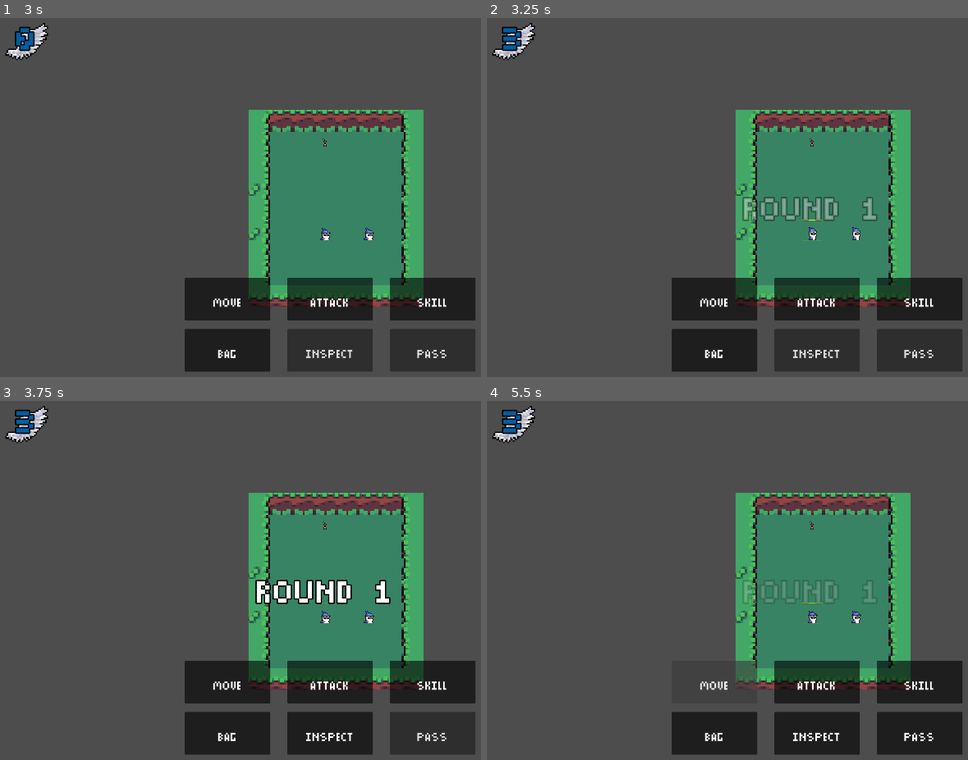
Above: before the commit, frames 1-4 (two rows, left to right).
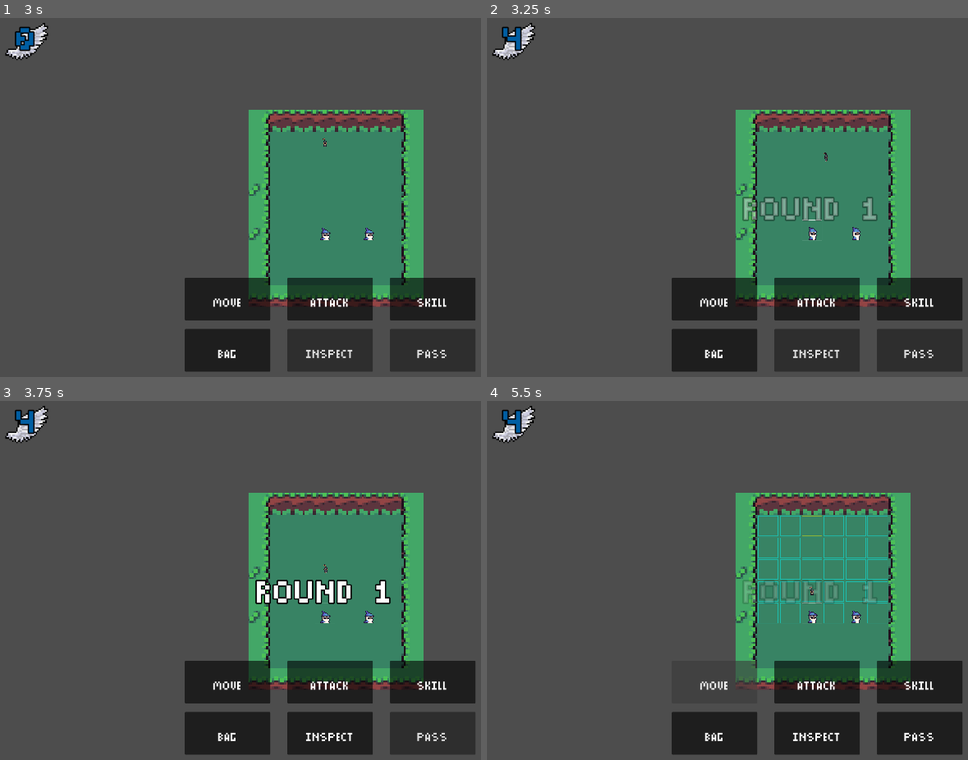
Above: after the commit, the same moments.

Repository: frkmnt/TurnBasedClash
Game: Godot game, scene res://Util/GameManager.tscn
The game is run twice, just before and just after one commit, with the same random seed, the same clock (stepped at 60 frames per second) and the same inputs.
Inputs:
- Up to frame 1 (3 s): click "Move" at 0.5 s; click "Attack" at 1.25 s; click "Skill" at 2 s; click "Bag" at 2.75 s
- Up to frame 2 (3.25 s): no input
- Up to frame 3 (3.75 s): click "Inspect" at 3.5 s
- Up to frame 4 (5.5 s): click "Pass" at 4.25 s; click "Move" at 5 s

Frame 1 is identical in both runs. In frame 2, 0.2% of the frame differs, in the area x 3-71%, y 2-63%; in frame 3, 0.2%; in frame 4, 1.1%, in the area x 3-84%, y 2-62%.
Error in both runs: Invalid call. Nonexistent function 'get_quadrant_size' in base 'TileMap (Tilemap.gd)'. (res://Encounter/Map/Tilemap/GridHighlighter.gd:23)

Commit message:
Improvements to enemy pathfinding. Documented code.

Diff:
--- a/Game/Character/Animator/Animator.gd
+++ b/Game/Character/Animator/Animator.gd
@@ -47,16 +47,22 @@
 
 
 
-
 #=== Animation Interface ===#
 
-func play_data_anim(anim_id, anim_data): # animations that require data and/or process updates
+# Used for animations that require data and/or process updates
+func play_data_anim(anim_id, anim_data):
 	bind_anim_data(anim_id, anim_data)
 	_player.play(anim_id)
 
 
+# Animations that don't require external processing
 func play_simple_anim(anim_id):
 	_player.play(anim_id)
+
+
+# Testing function for enemies without animations.
+func play_data_anim_no_anim(anim_id, anim_data):
+	bind_anim_data(anim_id, anim_data)
 
 
 
--- a/Game/Character/Hero/Animations/HeroAnimator.tscn
+++ b/Game/Character/Hero/Animations/HeroAnimator.tscn
@@ -10,6 +10,34 @@
 [ext_resource type="Texture2D" uid="uid://dnq1143oywxiu" path="res://Asset/Character/Heroes/Wizard/idle_2.png" id="8_16jje"]
 [ext_resource type="Texture2D" uid="uid://ckovkgpeernwp" path="res://Asset/Character/Heroes/Wizard/idle_3.png" id="9_tkgjg"]
 [ext_resource type="Texture2D" uid="uid://de3ickearelmy" path="res://Asset/Character/Heroes/Wizard/hurt_0.png" id="10_5tmpm"]
+
+[sub_resource type="Animation" id="Animation_q8k4a"]
+resource_name = "hurt"
+length = 0.8
+tracks/0/type = "value"
+tracks/0/imported = false
+tracks/0/enabled = true
+tracks/0/path = NodePath("Sprite2D:texture")
+tracks/0/interp = 1
+tracks/0/loop_wrap = true
+tracks/0/keys = {
+"times": PackedFloat32Array(0, 0.1, 0.5),
+"transitions": PackedFloat32Array(1, 1, 1),
+"update": 1,
+"values": [ExtResource("6_kakhx"), ExtResource("10_5tmpm"), ExtResource("6_kakhx")]
+}
+tracks/1/type = "value"
+tracks/1/imported = false
+tracks/1/enabled = true
+tracks/1/path = NodePath("Sprite2D:position")
+tracks/1/interp = 1
+tracks/1/loop_wrap = true
+tracks/1/keys = {
+"times": PackedFloat32Array(0, 0.4, 0.7),
+"transitions": PackedFloat32Array(1, 1, 1),
+"update": 0,
+"values": [Vector2(0, 0), Vector2(-5, 0), Vector2(0, 0)]
+}
 
 [sub_resource type="Animation" id="Animation_qytt6"]
 resource_name = "idle"
@@ -26,35 +54,7 @@
 "times": PackedFloat32Array(0, 0.2, 0.4, 0.6),
 "transitions": PackedFloat32Array(1, 1, 1, 1),
 "update": 1,
-"values": [ExtResource( "6_kakhx" ), ExtResource( "7_6yi8w" ), ExtResource( "8_16jje" ), ExtResource( "9_tkgjg" )]
-}
-
-[sub_resource type="Animation" id="Animation_q8k4a"]
-resource_name = "hurt"
-length = 0.8
-tracks/0/type = "value"
-tracks/0/imported = false
-tracks/0/enabled = true
-tracks/0/path = NodePath("Sprite2D:texture")
-tracks/0/interp = 1
-tracks/0/loop_wrap = true
-tracks/0/keys = {
-"times": PackedFloat32Array(0, 0.1, 0.5),
-"transitions": PackedFloat32Array(1, 1, 1),
-"update": 1,
-"values": [ExtResource( "6_kakhx" ), ExtResource( "10_5tmpm" ), ExtResource( "6_kakhx" )]
-}
-tracks/1/type = "value"
-tracks/1/imported = false
-tracks/1/enabled = true
-tracks/1/path = NodePath("Sprite2D:position")
-tracks/1/interp = 1
-tracks/1/loop_wrap = true
-tracks/1/keys = {
-"times": PackedFloat32Array(0, 0.4, 0.7),
-"transitions": PackedFloat32Array(1, 1, 1),
-"update": 0,
-"values": [Vector2(0, 0), Vector2(-5, 0), Vector2(0, 0)]
+"values": [ExtResource("6_kakhx"), ExtResource("7_6yi8w"), ExtResource("8_16jje"), ExtResource("9_tkgjg")]
 }
 
 [sub_resource type="Animation" id="Animation_aoal1"]
@@ -72,25 +72,25 @@
 "times": PackedFloat32Array(0, 0.2, 0.4, 0.6),
 "transitions": PackedFloat32Array(1, 1, 1, 1),
 "update": 1,
-"values": [ExtResource( "2_mx07l" ), ExtResource( "3_4kvhu" ), ExtResource( "4_m3v4g" ), ExtResource( "5_sq8b0" )]
+"values": [ExtResource("2_mx07l"), ExtResource("3_4kvhu"), ExtResource("4_m3v4g"), ExtResource("5_sq8b0")]
 }
 
 [sub_resource type="AnimationLibrary" id="AnimationLibrary_yro6s"]
 _data = {
-"hurt": SubResource( "Animation_q8k4a" ),
-"idle": SubResource( "Animation_qytt6" ),
-"move": SubResource( "Animation_aoal1" )
+"hurt": SubResource("Animation_q8k4a"),
+"idle": SubResource("Animation_qytt6"),
+"move": SubResource("Animation_aoal1")
 }
 
 [node name="HeroAnimator" type="Node2D"]
-script = ExtResource( "1_qayr8" )
+script = ExtResource("1_qayr8")
 
 [node name="AnimationPlayer" type="AnimationPlayer" parent="."]
 libraries = {
-"": SubResource( "AnimationLibrary_yro6s" )
+"": SubResource("AnimationLibrary_yro6s")
 }
 
 [node name="Sprite2D" type="Sprite2D" parent="."]
 texture_filter = 1
 scale = Vector2(2, 2)
-texture = ExtResource( "6_kakhx" )
+texture = ExtResource("2_mx07l")
--- a/Game/Character/Mob/Rat/Rat.gd
+++ b/Game/Character/Mob/Rat/Rat.gd
@@ -46,16 +46,17 @@
 	turn_start_behaviour()
 
 func turn_start_behaviour():
-	var nearest_heroes = _character_manager.find_nearest_heroes()
+	var nearest_heroes = _character_manager.find_nearest_heroes_to_current_character()
 	var target = nearest_heroes[0]
 	var target_coords = _map_manager._character_coords.get(_character_manager._cur_character_idx)
-	print("targ ", target, ", at coords ", target_coords)
+#	print("targ ", target, ", at coords ", target_coords)
 	_character_manager.move_current_enemy_along_path(target_coords, _stats._speed)
 
 
 
-func on_move(path):
-	pass
+func on_move(path, speed_cost):
+	_stats._speed -= speed_cost
+	_animator.play_data_anim("move", path)
 
 
 
--- a/Game/Encounter/Character/CharacterManager.gd
+++ b/Game/Encounter/Character/CharacterManager.gd
@@ -26,6 +26,7 @@
 
 #=== Bootstrap ===#
 
+# Bootstrap this class. Called by the Encounter Manager.
 func initialize(party, enemies):
 	_map_manager = get_parent()._map_manager
 	initialize_party(party)
@@ -33,6 +34,7 @@
 	sort_turn_queue()
 
 
+# Initialize the party's characters.
 func initialize_party(party):
 	var hero
 	for i in range(party.size()):
@@ -43,6 +45,7 @@
 		add_child(hero)
 
 
+# Initialize all enemy characters.
 func initialize_enemies(enemies):
 	var enemy
 	var hero_id_offset = _turn_queue.size() # required to continue the id count increment, ie 2 heros with id 0 and 1, enemy_id = 2+0, 2+1, ...
@@ -57,6 +60,7 @@
 
 #=== Turn Queue ===#
 
+# Sorts all the current characters by speed.
 func sort_turn_queue():
 	_turn_queue.clear()
 	var aux_queue = []
@@ -66,18 +70,25 @@
 	for data in aux_queue:
 		_turn_queue.append(data[0]) # the appended speed
 
+
+# Util that compares between 2 speeds and returns the fastest one.
+# In case of a tie, returns a random result. Called by sort_turn_queue().
+# TODO fix commented lines
 func sort_by_speed(data_a, data_b):
 	var speed_a = data_a[1]
 	var speed_b = data_b[1]
 	var is_a_faster = (speed_a > speed_b)
 
-	if speed_a == speed_b:
-		var rand_selection = randi_range(0, 1)
-		if rand_selection == 1:
-			is_a_faster = true
+#	if speed_a == speed_b:
+#		var rand_selection = randi_range(0, 1)
+#		if rand_selection == 1:
+#			is_a_faster = true
 
 	return is_a_faster
 
+
+# Increments the cur char index and starts the turn.
+# Called by the EncounterManager.
 func turn_start():
 	_cur_character_idx += 1
 	if _cur_character_idx >= _turn_queue.size(): # increment rounds
@@ -85,11 +96,16 @@
 		sort_turn_queue()
 	var character = get_current_character()
 	character.on_turn_start()
+	return _cur_character_idx
 
+
+# Returns true if any of the following conditions are met.
+# The current character has no remaining speed.
+# TODO check for any modifiers that pass the turn such as stun.
 func is_turn_over():
 	var is_over = false
 	var cur_speed = get_current_character_current_speed()
-	if cur_speed <= 0: # TODO also add status effect checks
+	if cur_speed <= 0:
 		is_over = true
 	return is_over
 
@@ -97,6 +113,7 @@
 
 #=== Stats ===#
 
+# Decrements the current character's speed by speed_cost.
 func decrease_character_current_speed(char_id, speed_cost):
 	var character = get_character_by_id(char_id)
 	var new_speed = character._stats.sub_cur_speed(speed_cost)
@@ -104,45 +121,66 @@
 
 
 
+
 #=== Getters ===#
 
+# Retrieve the current character's data.
 func get_current_character():
 	return get_character_by_id(_turn_queue[_cur_character_idx])
 
+
+# Retrieve any character's data by their id.
 func get_character_by_id(id):
 	return _character_data.get(id).get("character")
 
+
+# Retrieve the current character's id.
 func get_current_character_id():
 	return _turn_queue[_cur_character_idx]
 
-
+# Retrieve the current character's speed.
 func get_current_character_current_speed():
 	return get_current_character()._stats._cur_speed
 
+
+# Retrieve any character's speed by their id.
 func get_character_speed(char_id):
 	return _character_data.get(char_id).get("character")._stats._speed
 
+
+# True if the character whose id is passed has has their turn this round.
 func get_current_character_had_turn(char_id):
 	return _character_data.get(char_id).get("had_turn")
 
 
 
+
 #=== Movement ===#
 
-func move_character_along_path(char_id, path):
+# Applies movement effects to characters.
+# Triggered by the EncounterManager when a player's character has moved.
+func on_character_moved(char_id, path):
 	var character = get_character_by_id(char_id)
 	character.on_move(path)
 
 
+# Handles a enemy's movement interactions.
+# This includes calculating the appropriate path, and setting up the movement animation.
 func move_current_enemy_along_path(coords, cur_speed):
 	var character_id = get_current_character_id()
-	_map_manager.move_character_along_path(coords, character_id, cur_speed)
+	var character = get_character_by_id(character_id)
+	var path_info = _map_manager.calculate_path_to_character(coords, character_id, cur_speed) #[path, speed_cost]
+	character.on_move(path_info[0], path_info[1])
+
+
 
 
 
 #=== Enemy Utils ===#
 
-func find_nearest_heroes():
+# Calculates the player characters closest to the position of the current character.
+# Returns all of ones at the same distance.
+func find_nearest_heroes_to_current_character():
 	var cur_char_id = _turn_queue[0]
 	var cur_char_coords = _map_manager._character_coords.get(cur_char_id)
 	return _map_manager.calculate_nearest_heroes(cur_char_coords, _ally_ids) # TODO add random if this list's size >1
@@ -150,11 +188,9 @@
 
 
 
-
-
-
 #=== Utils ===#
 
+# True if the character whose id is being passed is an ally of the current character.
 func is_ally_of_current_character(char_id):
 	var cur_team = _character_data.get(get_current_character_id()).get("team_id")
 	return _character_data.get(char_id).get("team_id") == cur_team
--- a/Game/Encounter/EncounterManager.gd
+++ b/Game/Encounter/EncounterManager.gd
@@ -42,27 +42,31 @@
 	return encounter_data
 
 
-
 func initialize_map_manager(tilemap):
 	_map_manager = $MapManager
 	_map_manager.initialize(tilemap)
 
+
 func initialize_character_manager(party, enemies):
 	_character_manager = $CharacterManager
 	_character_manager.initialize(party, enemies)
 
+
 func initialize_input_parser():
 	_input_parser = $InputParser
 	_input_parser.initialize()
+
 
 func initialize_camera():
 	_camera = $EncounterCamera
 	var tilemap_center = _map_manager._tilemap.calculate_center_position()
 	_camera.position = tilemap_center
 
+
 func initialize_ui_manager():
 	_ui_manager = $UiManager
 #	_ui_manager.initialize_animation_player()
+
 
 func initialize_signals():
 	SignalManager._on_game_start_announcement_finished.connect(on_game_start_announcement_finished)
@@ -88,8 +92,7 @@
 #=== Turn Management ===#
 
 func turn_start():
-	_character_manager.turn_start()
-	var cur_char_id = _character_manager.get_current_character_id()
+	var cur_char_id = _character_manager.turn_start()
 	var cur_char_coords = _map_manager.get_character_coords(cur_char_id)
 	var cur_speed = _character_manager.get_current_character_current_speed()
 	_ui_manager.set_speed_label(cur_speed)
@@ -155,8 +158,10 @@
 
 #=== Character ===#
 
+# Triggered by the MapManager when a character has moved.
+#TODO improve coupling
 func _on_character_moved(data):
-	_character_manager.move_character_along_path(data[0], data[1])
+	_character_manager.on_character_moved(data[0], data[1])
 	var cur_speed = _character_manager.decrease_character_current_speed(data[0], data[2])
 	_ui_manager.set_speed_label(cur_speed)
 
--- a/Game/Encounter/Generator/Mob/MobGenerator.gd
+++ b/Game/Encounter/Generator/Mob/MobGenerator.gd
@@ -59,7 +59,7 @@
 		"physical_defense": 5,
 		"max_equipment_weight": 0,
 
-		"speed": 3,
+		"speed": 4,
 		"evasion": 5,
 		"crit_damage": 5,
 
--- a/Game/Encounter/Map/MapManager.gd
+++ b/Game/Encounter/Map/MapManager.gd
@@ -13,7 +13,11 @@
 #=== Variables ===#
 var _character_coords = {} # matches a character_id to its tilemap coordinates
 
+# All the tiles the character can currently move to.
+# TODO This is calculated at turn start.
 var _moveable_tiles = []
+
+# The currently selected path. All tiles must be included in _moveable_tiles.
 var _selected_path = []
 
 
@@ -21,12 +25,15 @@
 
 # ===Bootstrap===
 
+# Bootstrap this class. Called by the EncounterManager.
 func initialize(tilemap):
 	_parent = get_parent()
 	_tilemap = tilemap
 	add_child(_tilemap)
 
 
+# Places the teams at their initial positions, by calculating valid tiles for each character.
+# TODO This is called by the EncounterManager upon bootstrap. Extract to this class.
 func place_teams(character_data):
 	var positions = _tilemap.calculate_team_positions()
 	var bottom_positions = positions.get("bottom")
@@ -49,42 +56,50 @@
 
 
 
-
-
-
 #=== Highlight Management ===#
 
+# Removes all active highlights.
 func remove_all_highlights():
 	_tilemap._tile_highlighter.remove_all_highlights()
 
 
+# create a highlight at the target coordinates of a specific color.
 func create_highlight_at_coords(coords, color_id):
 	_tilemap._tile_highlighter.place_highlight_on_tile( _tilemap.coords_to_pos(coords), coords, color_id)
 
+
+# Remove the highlight from the target coordinates.
 func remove_highlight_at_coords(coords):
 	_tilemap._tile_highlighter.remove_highlight_at_coords(coords)
 
 
+# Highlight all the tiles present in _moveable_tiles.
 func highlight_moveable_tiles():
 	for tile_coords in _moveable_tiles:
 		create_highlight_at_coords(tile_coords, "moveable_tiles")
 
+
+# Remove the highlights all the tiles present in _moveable_tiles.
 func remove_highlight_from_moveable_tiles():
 	for tile_coords in _moveable_tiles:
 		remove_highlight_at_coords(tile_coords)
 
 
+# Highlight all the tiles in the currently seleted path.
 func highlight_selected_path(color_id):
 	var path = get_selected_path_without_character_pos()
 	for coords in path: # ignore character position
 		create_highlight_at_coords(coords, color_id)
 
+
+# Remove the highlight from all the tiles in the currently seleted path.
 func remove_highlight_from_selected_path():
 	var path = get_selected_path_without_character_pos()
 	for coords in path: # ignore character position
 		remove_highlight_at_coords(coords)
 
 
+# Highlight the tile where the current character is.
 func highlight_current_character(char_id, is_ally):
 	var current_character_coords = _character_coords.get(char_id)
 	if is_ally:
@@ -93,6 +108,7 @@
 		create_highlight_at_coords(current_character_coords, "cur_enemy")
 
 
+# Remove the highlight from the tile where the current character is.
 func remove_highlight_from_character(char_id):
 	var current_character_coords = _character_coords.get(char_id)
 	remove_highlight_at_coords(current_character_coords)
@@ -102,12 +118,17 @@
 
 #=== Interaction Management ===#
 
+# Handles a click in camera mode.
+# TODO Currently does nothing.
 func clicked_in_camera_mode():
 	var coords = validate_click_pos_to_coordinates()
 	if coords == null:
 		return
 
 
+# Triggered when a player has clicked a tile in move move.
+# If a valid path is selected, it is placed in _selected_tiles.
+# If the destination of the selected tiles path is clicked, the player moves to the destination.
 func clicked_in_move_mode(coords, character_id, cur_speed):
 	if _character_coords.get(character_id) == coords:
 		return
@@ -135,24 +156,43 @@
 
 #=== Navigation ===#
 
+# Calculates the moveable tiles for a character based on their speed, and updates _moveable_tiles.
+# This is a square of radius speed around the character.
 func calculate_moveable_tiles(coords, speed):
 	_moveable_tiles.clear()
 	var tile_navigator = _tilemap._tile_navigator
 	_moveable_tiles = tile_navigator.get_moveable_tiles(coords, speed)
 
+
+# Calculates the path to a player-selected moveable tile, then updates _selected_path.
 func calculate_selected_path_for_character(coords, character_id, cur_speed):
 	var character_coords = _character_coords[character_id]
 	var path_info = _tilemap._tile_navigator.get_astar_path_info(character_coords, coords, cur_speed)
 	_selected_path = path_info.get("path")
 
 
-
-func move_character_along_path(coords, character_id, cur_speed):
+# Calculates the path to a character, optimizes it and then returns the path and speed cost.
+# This is generally used by enemies that want to pathfind to another character.
+func calculate_path_to_character(coords, character_id, cur_speed):
 	var character_coords = _character_coords[character_id]
-	var path_info = _tilemap._tile_navigator.get_astar_path_info(character_coords, coords, cur_speed)
+	var path_info = _tilemap._tile_navigator.get_astar_enemy_info(character_coords, coords, cur_speed)
+	var calculated_path = path_info.get("path")
+	var speed_cost = path_info.get("cost")
+	var path = simulate_character_movement(calculated_path)
+	var clamped_path = clamp_path(path)
+	_tilemap.unbind_character_from_coords(character_coords)
+	_tilemap.bind_character_to_coords(character_id, _character_coords[character_id])
+	return [clamped_path, speed_cost]
+
+
+# Validates the path to a tile, optimizes it and then returns the path.
+# This is used by players when confirming a selected moveable tile.
+func move_character_along_path(dest_coords, character_id, cur_speed):
+	var character_coords = _character_coords[character_id]
+	var path_info = _tilemap._tile_navigator.get_astar_path_info(character_coords, dest_coords, cur_speed)
 	_selected_path = path_info.get("path")
 	var speed_cost = path_info.get("cost")
-	var path = simulate_character_movement()
+	var path = simulate_character_movement(_selected_path)
 	var clamped_path = clamp_path(path)
 	if clamped_path.size() == 0:
 		return
@@ -163,15 +203,22 @@
 	SignalManager.emit_signal("_on_character_moved", [character_id, clamped_path, speed_cost])
 	_selected_path.clear()
 
-func simulate_character_movement(): # returns a list of positions in the path
-	var path = []
-	if _selected_path.size() > 0:
-		for coords in _selected_path:
-			path.append(coords)
+
+# Simulates the character's movement, stopping if any obstacle is encountered.
+# The path is returned with the updated/validated destination.
+# Returns an empty array in case of an error.
+# TODO update speed
+func simulate_character_movement(path): # returns a list of positions in the path
+	var new_path = []
+	if path.size() > 0:
+		for coords in path:
+			new_path.append(coords)
 			if _tilemap.get_tile_enter_action(coords) != null:
 				break # TODO check if character is immune
-	return path
-
+	return new_path
+
+
+# Clamps a path, by joining all separate movement vectors in the same direction into a single vector.
 func clamp_path(path):
 	var clamped_path = []
 	if path.size() > 2:
@@ -191,29 +238,32 @@
 
 #=== Tile Search ===#
 
+# Get all characters in the range of radius, centered at coords.
 func get_characters_in_range(coords, radius_range):
 	return _tilemap.get_characters_in_range(coords, radius_range)
 
 
+# Calculates the player characters closest to the position a coords.
+# In case of a tie, returns all the tied heroes.
 func calculate_nearest_heroes(coords, character_ids):
 	var hero_coords_data = get_characters_coords(character_ids) # [hero_id, coords]
-	var nearest_data = [] # an array, in case of a tie return all results
+	var nearest_data = []
 	var nearest_distance = 9999
 	var cur_distance
 	for hero_data in hero_coords_data:
 		cur_distance = calculate_distance_between_coords(coords, hero_data[1])
-		if cur_distance < nearest_distance: # TODO add random selection
-			nearest_data = [hero_data]
-		elif cur_distance < nearest_distance:
+		if cur_distance < nearest_distance:
 			nearest_data.append(hero_data)
-
+			nearest_distance = cur_distance
 	return nearest_data
 
 
 
+
 #=== Utils ===#
 
-func validate_click_pos_to_coordinates(): # returns null if invalid
+# returns null if invalid
+func validate_click_pos_to_coordinates():
 	var pos = get_global_mouse_position()
 	if not _tilemap.is_pos_valid_tile(pos):
 		return null
--- a/Game/Encounter/Map/Tilemap/TileNavigator.gd
+++ b/Game/Encounter/Map/Tilemap/TileNavigator.gd
@@ -58,18 +58,53 @@
 var _dest_coords
 var _speed
 
-func get_astar_path_info(coords, dest_coords, speed): # return shortest path or closest point if insufficient speed
+
+# Standard Astar pathfinding for character > tile.
+# Makes the origin tile temporarily moveable to allow navigation.
+# Returns the shortest path or closest point in the case of insufficient speed.
+func get_astar_path_info(coords, dest_coords, speed):
 	var was_unmoveable = _parent._tiles.get(coords).erase("unmoveable")
 	_speed = speed
 	_dest_coords = Vector2(dest_coords.x, dest_coords.y)
+	# calculate the path
 	var cur_path = {"path":[coords], "cost":0, "estimate":get_distance_estimate(coords, dest_coords)}
 	_astar_path.append(cur_path)
 	var path = astar_path_recursive()
+	# reverse unmoveable setting for origin tile
 	if was_unmoveable:
 		_parent._tiles.get(coords)["unmoveable"] = true
 	_astar_path.clear()
 	path.erase("estimate")
+	# tidy up the path
 	var tile_path = path.get("path")
+	tile_path.reverse()
+	path["path"] = tile_path
+	return path
+
+
+# Astar pathfinding for character > character.
+# It is used to allow enemies to pathfind to other characters, since
+# both the origin and destination tiles need to be set to moveable to allow navigation.
+# Returns the shortest path to an adjacent tile or closest point in the case of insufficient speed.
+func get_astar_enemy_info(coords, dest_coords, speed):
+	var was_unmoveable_origin = _parent._tiles.get(coords).erase("unmoveable")
+	var was_unmoveable_destination = _parent._tiles.get(coords).erase("unmoveable")
+	_speed = speed
+	_dest_coords = Vector2(dest_coords.x, dest_coords.y)
+	# calculate the path
+	var cur_path = {"path":[coords], "cost":0, "estimate":get_distance_estimate(coords, dest_coords)}
+	_astar_path.append(cur_path)
+	var path = astar_path_recursive()
+	# reverse unmoveable setting for origin tile
+	if was_unmoveable_origin:
+		_parent._tiles.get(coords)["unmoveable"] = true
+	if was_unmoveable_destination:
+		_parent._tiles.get(coords)["unmoveable"] = true
+	_astar_path.clear()
+	path.erase("estimate")
+	# tidy up the path, erase the tail if == destination, since there is a character there
+	var tile_path = path.get("path")
+	tile_path.pop_front()
 	tile_path.reverse()
 	path["path"] = tile_path
 	return path
@@ -90,6 +125,7 @@
 		propagation_path = cur_path["path"].duplicate(true)
 		propagation_path.push_front(prop_coords)
 		propagation_cost = cur_cost + _parent.get_tile_move_cost(prop_coords)
+		#TODO improve estimate cost
 		propagation_estimate = get_distance_estimate(prop_coords, _dest_coords)
 		_astar_path.append({"path":propagation_path, "cost":propagation_cost, "estimate": propagation_estimate})
 	_astar_path = _astar_path.slice(1)
@@ -97,6 +133,10 @@
 	cur_path = astar_path_recursive()
 	return cur_path
 
+
+# Retuns the tiles to which you can navigate to from the current coordinates.
+# Ignores tiles that cannot be navigated to, but they can be temporarily overwritten
+# by the root Astar function.
 func get_propagatable_tiles(coords):
 	var propagatable_tiles = []
 	var propagation_coords
@@ -109,15 +149,20 @@
 			propagatable_tiles.append(propagation_coords)
 	return propagatable_tiles
 
+
+# Returns the distance estimate from a point to the destination.
 func get_distance_estimate(coords, dest_coords):
 	var x_dist = abs(coords.x - dest_coords.x)
 	var y_dist = abs(coords.y - dest_coords.y)
 	return x_dist + y_dist
 
+
+#
 func sort_astar_paths(path_a, path_b):
 	var cost_a = path_a["cost"] + path_a["estimate"]
 	var cost_b = path_b["cost"] + path_b["estimate"]
 	return cost_a < cost_b
+
 
 
 
Not shown: 1 places in Game/Character/Mob/Rat/Rat.tscn that only renumber resources
Not shown: 1 places in Game/Character/Mob/Rat/RatAnimator.tscn that only renumber resources
Not shown: 1 places in Game/Encounter/EncounterManager.tscn that only renumber resources
Not shown: 1 places in Game/Encounter/Generator/EncounterGenerator.tscn that only renumber resources
